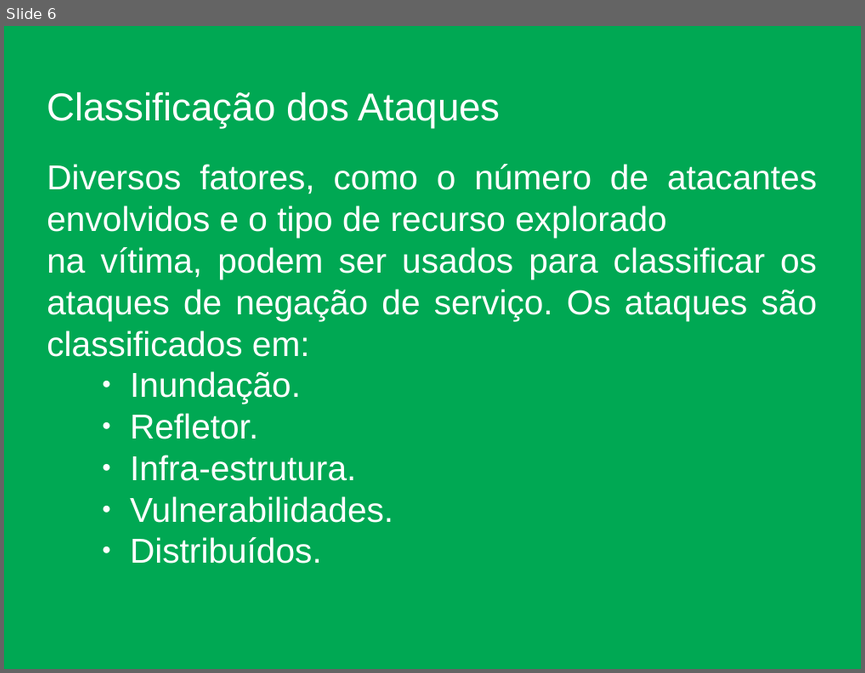
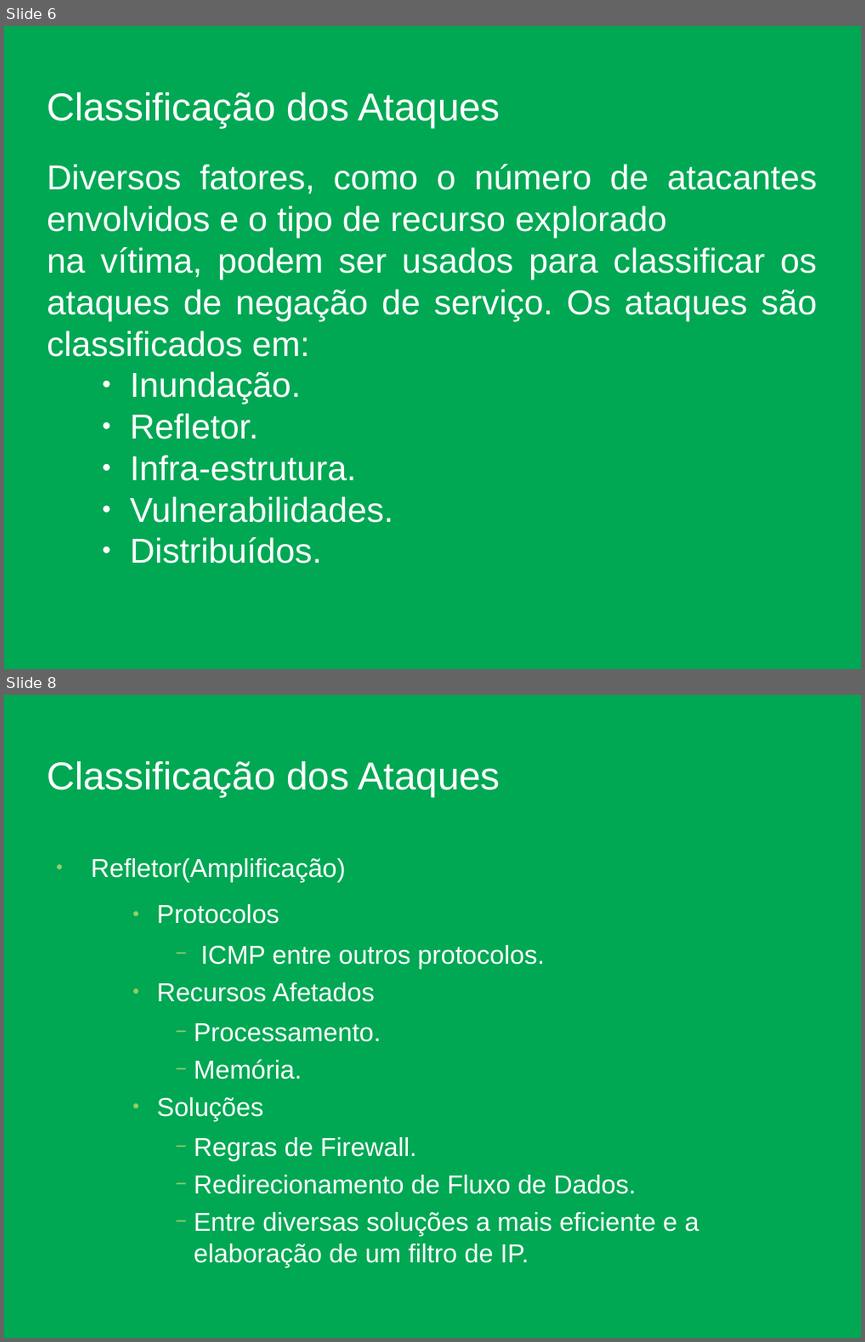
Before and after one commit to rafaelgov95/bitruncado, a slide deck: Apresentação/Lista-I/Sem título 1.odp. Shown one above the other, each under a label of ours: slide 6 before the commit, slides 6 and 8 after it; the slides between them are not shown. The pictures are 865x673 and 865x1342 pixels, drawn with LibreOffice and Linux fonts; fonts in the diff are those of the drawing; background and template pictures are left out. Boxes give left, top, right and bottom in pixels: in the first picture for what was removed or moved away, otherwise in the second. Text is boxed around its words. In the diff, an @@ line names an element or a change of style, - is before the commit and + after.

```diff
--- a/Apresentação/Lista-I/Sem título 1.odp
+++ b/Apresentação/Lista-I/Sem título 1.odp
@@ slide 8 added at (x1=4, y1=695, x2=861, y2=1338), background picture (left out) @@
@@ title added at (x1=46, y1=761, x2=500, y2=798), 36 pt, text #FFFFFF @@
+Classificação dos Ataques
@@ text added at (x1=91, y1=858, x2=699, y2=1266), 24.1 pt, text #FFFFFF @@
+● Refletor(Amplificação)
+    ● Protocolos
+      − ICMP entre outros protocolos.
+    ● Recursos Afetados
+      − Processamento.
+      − Memória.
+    ● Soluções
+      − Regras de Firewall.
+      − Redirecionamento de Fluxo de Dados.
+      − Entre diversas soluções a mais eficiente e a elaboração de um filtro de IP.
```
Also in this commit, not shown: 2 slides changed, 2 other files.
